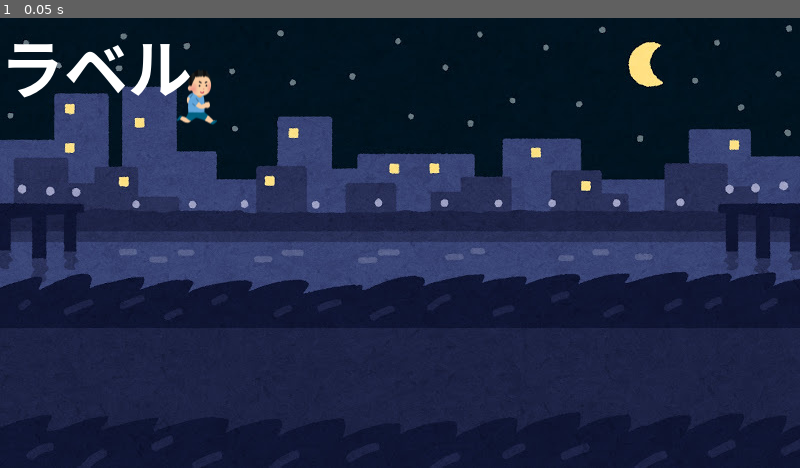
Above: before the commit, frame 1.
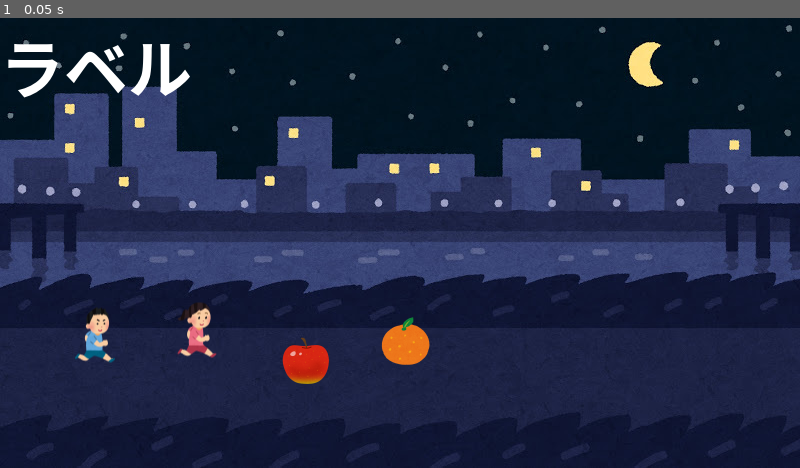
Above: after the commit, the same moment.

Repository: Rio22040/5
Game: Godot game, scene res://my_world.tscn
Same seed, same stepped clock (60 frames per second), same inputs: the game is played once before the commit and once after it. The project has no main scene, so this scene is started directly.
Inputs:
- Up to frame 1 (0.05 s): no input

The runs differ from the first frame. In frame 1, 1.8% of the frame differs, in the area x 9-54%, y 11-82%.

Commit message:
AがTARO追加

Diff:
--- a/game5/apple.tscn
+++ b/game5/apple.tscn
@@ -4,8 +4,14 @@
 [ext_resource type="Script" uid="uid://bs6ngn87ik7of" path="res://apple.gd" id="2_xniv1"]
 [ext_resource type="Texture2D" uid="uid://gf7upnism62q" path="res://img/APPLE.png" id="3_aq6lu"]
 
+[sub_resource type="CircleShape2D" id="CircleShape2D_uguu0"]
+radius = 23.0
+
 [node name="APPLE" unique_id=1239789849 instance=ExtResource("1_whgpf")]
 script = ExtResource("2_xniv1")
 
 [node name="Sprite2D" parent="." index="0" unique_id=712688549]
 texture = ExtResource("3_aq6lu")
+
+[node name="CollisionShape2D" parent="." index="1" unique_id=881902376]
+shape = SubResource("CircleShape2D_uguu0")
--- a/game5/my_world.tscn
+++ b/game5/my_world.tscn
@@ -4,6 +4,9 @@
 [ext_resource type="Script" uid="uid://wtcnsqp8n6dp" path="res://my_world.gd" id="2_1u75a"]
 [ext_resource type="Texture2D" uid="uid://cu8r7k323oo07" path="res://img/MyWorld.jpg" id="3_asled"]
 [ext_resource type="PackedScene" uid="uid://lnb6otiwxfys" path="res://taro.tscn" id="4_1u75a"]
+[ext_resource type="PackedScene" uid="uid://dnftpk8p6wpc6" path="res://orange.tscn" id="5_x20wr"]
+[ext_resource type="PackedScene" uid="uid://c4evgsrgxssxn" path="res://apple.tscn" id="6_egp3a"]
+[ext_resource type="PackedScene" uid="uid://txpdsqrh32qk" path="res://hanako.tscn" id="7_3m0a6"]
 
 [node name="MyWorld" unique_id=1137961271 instance=ExtResource("1_cery3")]
 script = ExtResource("2_1u75a")
@@ -12,4 +15,13 @@
 texture = ExtResource("3_asled")
 
 [node name="TARO" parent="." index="2" unique_id=1239789849 instance=ExtResource("4_1u75a")]
-position = Vector2(196, 79)
+position = Vector2(94, 317)
+
+[node name="ORANGE" parent="." index="3" unique_id=1750621579 instance=ExtResource("5_x20wr")]
+position = Vector2(406, 323)
+
+[node name="APPLE" parent="." index="4" unique_id=408577178 instance=ExtResource("6_egp3a")]
+position = Vector2(306, 343)
+
+[node name="HANAKO" parent="." index="5" unique_id=365192318 instance=ExtResource("7_3m0a6")]
+position = Vector2(196, 312)
